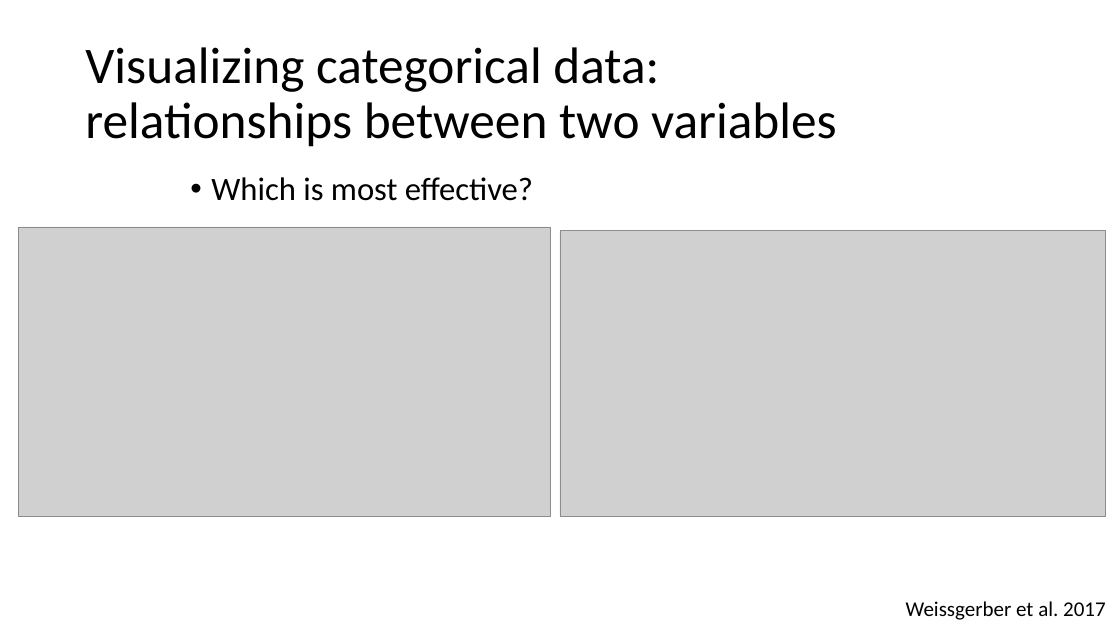
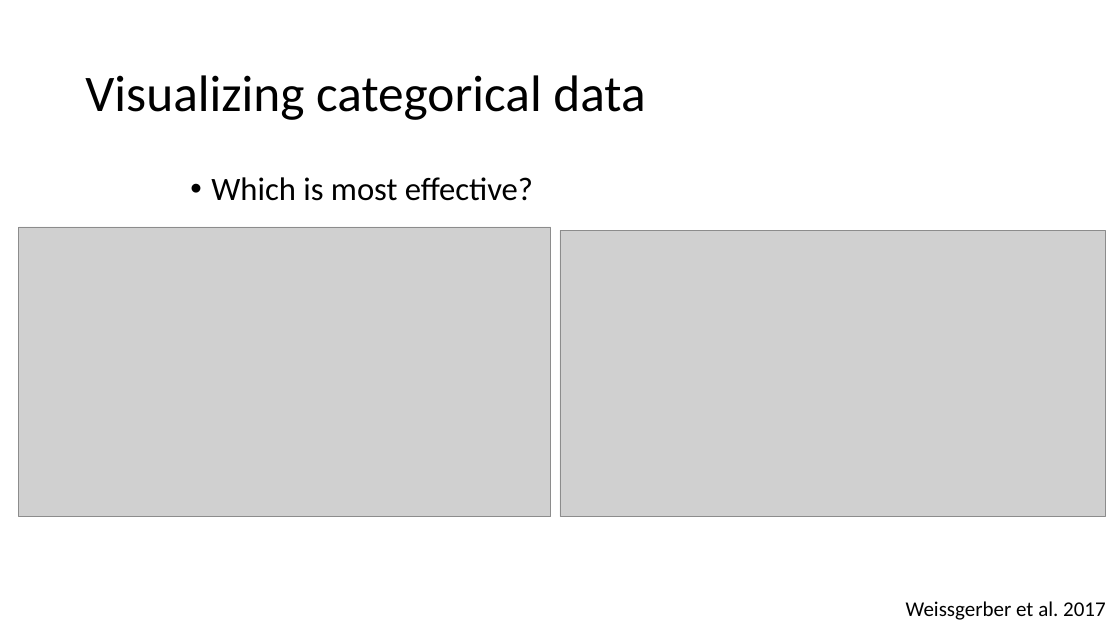
Before and after one commit to hahnp13/Workshops, a slide deck: slide 39 of Slides and materials/ppt files and materials/DataViz.pptx (slide 36 before the commit). Drawn at 1120x630 pixels with LibreOffice and Linux fonts; fonts in the diff are those of the drawing; grey boxes stand for pictures. Boxes give left, top, right and bottom in pixels: in the first picture for what was removed or moved away, otherwise in the second. Text is boxed around its words. In the diff, an @@ line names an element or a change of style, - is before the commit and + after.

Commit message:
updated viz slides

```diff
--- a/Slides and materials/ppt files and materials/DataViz.pptx
+++ b/Slides and materials/ppt files and materials/DataViz.pptx
@@ title at (85, 75, 645, 120): text changed @@
-Visualizing categorical data:
-relationships between two variables
+Visualizing categorical data
```
Also in this commit, not shown: 4 other slides changed, 4 slides added, 1 slide removed.
